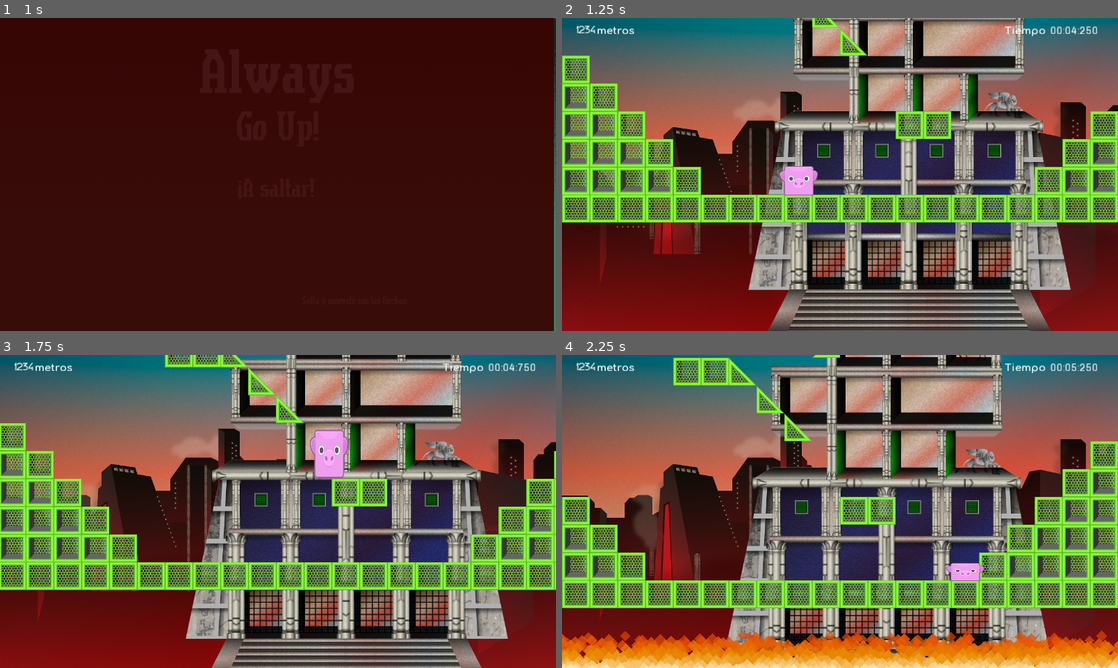
Above: before the commit, frames 1-4 (two rows, left to right).
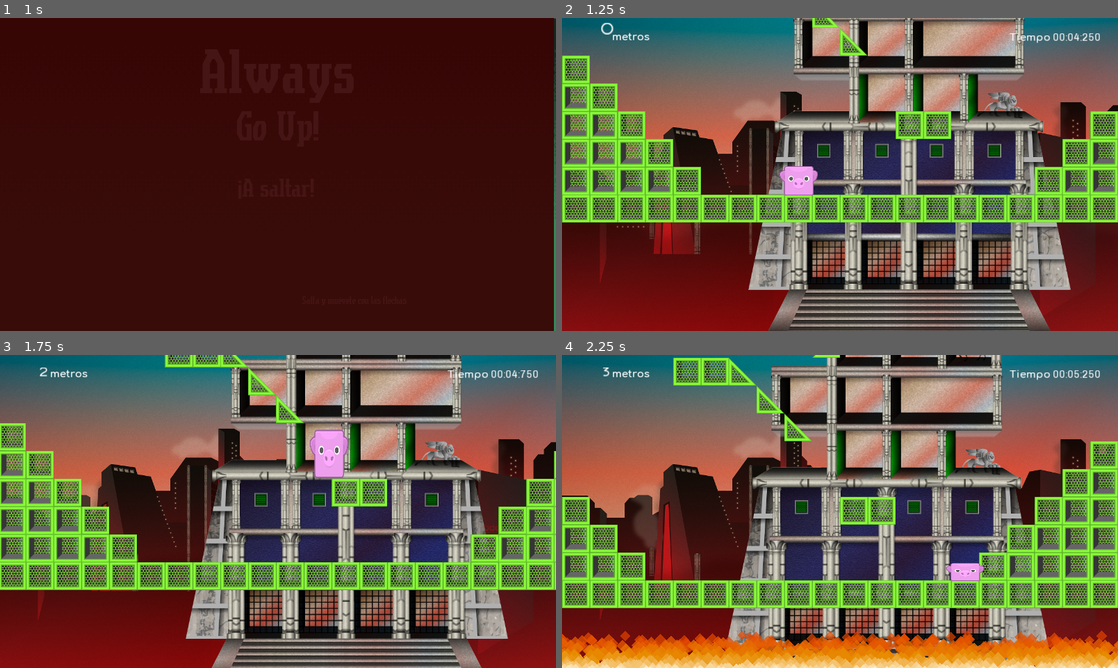
Above: after the commit, the same moments.

Repository: codeattack-medialab/AlwaysGoUp
Game: Godot game, scene res://Start.tscn
The game is run twice, just before and just after one commit, with the same random seed, the same clock (stepped at 60 frames per second) and the same inputs.
Inputs:
- Up to frame 1 (1 s): click "¡A saltar!" at 0.5 s
- Up to frame 2 (1.25 s): no input
- Up to frame 3 (1.75 s): hold Right (move_right) from 1.28 s (still down); tap Up (jump) at 1.52 s
- Up to frame 4 (2.25 s): keep holding Right (move_right)

Frame 1 is identical in both runs. In frame 2, 0.6% of the frame differs, in the area x 2-97%, y 1-8%; in frame 3, 0.6%; in frame 4, 0.6%.
Error before the commit: Invalid set index 'text' (on base: 'Label (ScoreInMeters.gd)') with value of type 'int'. (res://ScoreInMeters.gd:13)

Commit message:
Fix 'ScoreInMeters' animation not playing & other improvements
- Fix: Re-organize HUD scene to not use HBoxContainers nor MarginContainers. 
- Make bigger the meters font (the numeric part)
- Improve 'ScoreInMeters' animation effect with a bit of position bouncing in y-axis

Diff:
--- a/HUD.tscn
+++ b/HUD.tscn
@@ -1,12 +1,12 @@
 [gd_scene load_steps=8 format=2]
 
 [ext_resource path="res://HUD.gd" type="Script" id=1]
-[ext_resource path="res://UI/Fonts/Serreria-Sobria.DynamicFont.tres" type="DynamicFont" id=2]
-[ext_resource path="res://ScoreInMeters.gd" type="Script" id=3]
-[ext_resource path="res://UI/Fonts/Comfortaa-Bold.DynamicFont.tres" type="DynamicFont" id=4]
-[ext_resource path="res://UI/Fonts/Chivo-Regular.DynamicFont.tres" type="DynamicFont" id=5]
-[ext_resource path="res://Stopwatch.gd" type="Script" id=6]
-[ext_resource path="res://UI/height_anim.tres" type="Animation" id=7]
+[ext_resource path="res://UI/height_anim.tres" type="Animation" id=2]
+[ext_resource path="res://UI/Fonts/Serreria-Sobria.DynamicFont.tres" type="DynamicFont" id=3]
+[ext_resource path="res://ScoreInMeters.gd" type="Script" id=4]
+[ext_resource path="res://UI/Fonts/Comfortaa-Bold.DynamicFont.tres" type="DynamicFont" id=5]
+[ext_resource path="res://UI/Fonts/Chivo-Regular.DynamicFont.tres" type="DynamicFont" id=6]
+[ext_resource path="res://Stopwatch.gd" type="Script" id=7]
 
 [node name="HUD" type="CanvasLayer" index="0"]
 
@@ -19,10 +19,11 @@
 
 [node name="Control" type="Control" parent="." index="0"]
 
-anchor_left = 0.0
+anchor_left = 1.0
 anchor_top = 0.0
 anchor_right = 1.0
-anchor_bottom = 1.0
+anchor_bottom = 0.0
+margin_left = -1280.0
 rect_pivot_offset = Vector2( 0, 0 )
 rect_clip_content = false
 mouse_filter = 0
@@ -30,147 +31,115 @@
 size_flags_horizontal = 1
 size_flags_vertical = 1
 
-[node name="MarginContainer" type="MarginContainer" parent="Control" index="0"]
+[node name="AnimationPlayer" type="AnimationPlayer" parent="Control" index="0"]
 
-anchor_left = 0.0
-anchor_top = 0.0
-anchor_right = 1.0
-anchor_bottom = 0.0
-margin_left = 32.0
-margin_top = 16.0
-margin_right = -16.0
-margin_bottom = 44.0
-rect_pivot_offset = Vector2( 0, 0 )
-rect_clip_content = false
-mouse_filter = 0
-mouse_default_cursor_shape = 0
-size_flags_horizontal = 1
-size_flags_vertical = 1
-_sections_unfolded = [ "Grow Direction", "Margin" ]
+root_node = NodePath("..")
+autoplay = ""
+playback_process_mode = 1
+playback_default_blend_time = 0.0
+playback_speed = 1.0
+anims/height_anim = ExtResource( 2 )
+blend_times = [  ]
+_sections_unfolded = [ "Pause", "Playback Options" ]
 
-[node name="HBoxContainer" type="HBoxContainer" parent="Control/MarginContainer" index="0"]
+[node name="ScoreInMeters" type="Label" parent="Control" index="1"]
 
 anchor_left = 0.0
 anchor_top = 0.0
 anchor_right = 0.0
 anchor_bottom = 0.0
-margin_left = 8.0
-margin_right = 1232.0
-margin_bottom = 28.0
-rect_pivot_offset = Vector2( 0, 0 )
-rect_clip_content = false
-mouse_filter = 1
+margin_left = 40.0
+margin_top = 28.0
+margin_right = 110.0
+margin_bottom = 61.0
+rect_pivot_offset = Vector2( 35, 16.5 )
+rect_clip_content = true
+mouse_filter = 2
 mouse_default_cursor_shape = 0
-size_flags_horizontal = 1
-size_flags_vertical = 1
-alignment = 0
-_sections_unfolded = [ "Margin", "Rect", "Size Flags" ]
+size_flags_horizontal = 2
+size_flags_vertical = 4
+custom_fonts/font = ExtResource( 3 )
+text = "1234"
+align = 2
+percent_visible = 1.0
+lines_skipped = 0
+max_lines_visible = -1
+script = ExtResource( 4 )
+_sections_unfolded = [ "Margin", "Rect", "Size Flags", "custom_fonts" ]
 
-[node name="ScoreInMeters" type="Label" parent="Control/MarginContainer/HBoxContainer" index="0"]
+[node name="UnitLabel" type="Label" parent="Control" index="2"]
 
 anchor_left = 0.0
 anchor_top = 0.0
 anchor_right = 0.0
 anchor_bottom = 0.0
-margin_top = 1.0
-margin_right = 47.0
-margin_bottom = 28.0
-rect_pivot_offset = Vector2( 28, 14 )
-rect_clip_content = false
-mouse_filter = 2
-mouse_default_cursor_shape = 0
-size_flags_horizontal = 1
-size_flags_vertical = 4
-custom_fonts/font = ExtResource( 2 )
-text = "1234"
-align = 2
-percent_visible = 1.0
-lines_skipped = 0
-max_lines_visible = -1
-script = ExtResource( 3 )
-_sections_unfolded = [ "Anchor", "Margin", "Rect", "Size Flags", "custom_fonts" ]
-
-[node name="UnitLabel" type="Label" parent="Control/MarginContainer/HBoxContainer" index="1"]
-
-anchor_left = 0.0
-anchor_top = 0.0
-anchor_right = 0.0
-anchor_bottom = 0.0
-margin_left = 51.0
-margin_right = 975.0
-margin_bottom = 28.0
+margin_left = 115.0
+margin_top = 29.0
+margin_right = 204.0
+margin_bottom = 57.0
 rect_pivot_offset = Vector2( 0, 0 )
 rect_clip_content = false
 mouse_filter = 2
 mouse_default_cursor_shape = 0
-size_flags_horizontal = 3
-size_flags_vertical = 12
-custom_fonts/font = ExtResource( 4 )
+size_flags_horizontal = 2
+size_flags_vertical = 4
+custom_fonts/font = ExtResource( 5 )
 text = "metros"
 percent_visible = 1.0
 lines_skipped = 0
 max_lines_visible = -1
 _sections_unfolded = [ "Margin", "Rect", "Size Flags", "custom_fonts" ]
 
-[node name="TimeLabel" type="Label" parent="Control/MarginContainer/HBoxContainer" index="2"]
+[node name="TimeLabel" type="Label" parent="Control" index="3"]
 
 anchor_left = 0.0
 anchor_top = 0.0
 anchor_right = 0.0
 anchor_bottom = 0.0
-margin_left = 979.0
-margin_right = 1080.0
-margin_bottom = 28.0
+margin_left = 1030.0
+margin_top = 30.0
+margin_right = 1131.0
+margin_bottom = 58.0
 rect_pivot_offset = Vector2( 0, 0 )
 rect_clip_content = false
 mouse_filter = 2
 mouse_default_cursor_shape = 0
-size_flags_horizontal = 1
+size_flags_horizontal = 2
 size_flags_vertical = 4
-custom_fonts/font = ExtResource( 4 )
+custom_fonts/font = ExtResource( 5 )
 text = "Tiempo "
 percent_visible = 1.0
 lines_skipped = 0
 max_lines_visible = -1
 _sections_unfolded = [ "Rect", "Size Flags", "custom_fonts" ]
 
-[node name="Stopwatch" type="Label" parent="Control/MarginContainer/HBoxContainer" index="3"]
+[node name="Stopwatch" type="Label" parent="Control" index="4"]
 
-anchor_left = 0.0
-anchor_top = 0.0
-anchor_right = 0.0
-anchor_bottom = 0.0
-margin_left = 1084.0
-margin_right = 1224.0
-margin_bottom = 28.0
+anchor_left = 1.0
+anchor_top = 0.5
+anchor_right = 1.0
+anchor_bottom = 0.5
+margin_left = -150.0
+margin_top = 30.0
+margin_right = -10.0
+margin_bottom = 58.0
 rect_min_size = Vector2( 140, 0 )
 rect_pivot_offset = Vector2( 0, 0 )
 rect_clip_content = false
 mouse_filter = 2
 mouse_default_cursor_shape = 0
-size_flags_horizontal = 1
+size_flags_horizontal = 3
 size_flags_vertical = 4
-custom_fonts/font = ExtResource( 5 )
+custom_fonts/font = ExtResource( 6 )
 text = "01:23:456"
 align = 3
 clip_text = true
 percent_visible = 1.0
 lines_skipped = 0
 max_lines_visible = -1
-script = ExtResource( 6 )
-_sections_unfolded = [ "Anchor", "Grow Direction", "Margin", "Rect", "Size Flags", "custom_fonts" ]
+script = ExtResource( 7 )
+_sections_unfolded = [ "Grow Direction", "Rect", "Size Flags", "custom_fonts" ]
 
-[node name="AnimationPlayer" type="AnimationPlayer" parent="Control" index="1"]
+[connection signal="height_change" from="." to="Control/ScoreInMeters" method="_on_HUD_height_change"]
 
-root_node = NodePath("..")
-autoplay = ""
-playback_process_mode = 1
-playback_default_blend_time = 0.0
-playback_speed = 1.0
-anims/height_anim = ExtResource( 7 )
-blend_times = [  ]
-_sections_unfolded = [ "Pause", "Playback Options" ]
-
-[connection signal="height_change" from="." to="Control/MarginContainer/HBoxContainer/ScoreInMeters" method="_on_HUD_height_change"]
-
-[connection signal="time_finish" from="." to="Control/MarginContainer/HBoxContainer/Stopwatch" method="_on_HUD_time_finish"]
+[connection signal="time_finish" from="." to="Control/Stopwatch" method="_on_HUD_time_finish"]
--- a/ScoreInMeters.gd
+++ b/ScoreInMeters.gd
@@ -10,5 +10,5 @@
 	pass
 
 func _on_HUD_height_change(new_height):
-	self.text = new_height
-	$"../../../AnimationPlayer".play("height_anim")
+	self.text = str(new_height)
+	$"../AnimationPlayer".play("height_anim")
--- a/UI/Fonts/Serreria-Sobria.DynamicFont.tres
+++ b/UI/Fonts/Serreria-Sobria.DynamicFont.tres
@@ -4,8 +4,9 @@
 
 [resource]
 
-size = 22
+size = 26
 use_mipmaps = false
 use_filter = true
+extra_spacing_char = 2
 font_data = ExtResource( 1 )
-_sections_unfolded = [ "Font", "Resource", "Settings" ]
+_sections_unfolded = [ "Extra Spacing", "Font", "Resource", "Settings" ]
--- a/UI/height_anim.tres
+++ b/UI/height_anim.tres
@@ -7,7 +7,7 @@
 loop = false
 step = 0.1
 tracks/0/type = "value"
-tracks/0/path = NodePath("MarginContainer/HBoxContainer/ScoreInMeters:rect_scale")
+tracks/0/path = NodePath("ScoreInMeters:rect_scale")
 tracks/0/interp = 1
 tracks/0/loop_wrap = true
 tracks/0/imported = false
@@ -16,10 +16,10 @@
 "times": PoolRealArray( 0, 0.1, 0.2, 0.3, 0.4, 0.5 ),
 "transitions": PoolRealArray( 1, 1, 1, 1, 1, 1 ),
 "update": 0,
-"values": [ Vector2( 1, 1 ), Vector2( 1.1, 1.1 ), Vector2( 1.25, 1.25 ), Vector2( 1.05, 1.05 ), Vector2( 1.05, 1.05 ), Vector2( 1, 1 ) ]
+"values": [ Vector2( 1.1, 1.1 ), Vector2( 1.18, 1.18 ), Vector2( 1.3, 1.3 ), Vector2( 1.12, 1.12 ), Vector2( 1.05, 1.05 ), Vector2( 1, 1 ) ]
 }
 tracks/1/type = "value"
-tracks/1/path = NodePath("MarginContainer/HBoxContainer/ScoreInMeters:rect_rotation")
+tracks/1/path = NodePath("ScoreInMeters:rect_rotation")
 tracks/1/interp = 1
 tracks/1/loop_wrap = true
 tracks/1/imported = false
@@ -30,3 +30,15 @@
 "update": 0,
 "values": [ -5.0, -10.0, 0.0, 5.0, 10.0, 0.0 ]
 }
+tracks/2/type = "value"
+tracks/2/path = NodePath("ScoreInMeters:rect_position")
+tracks/2/interp = 1
+tracks/2/loop_wrap = true
+tracks/2/imported = false
+tracks/2/enabled = true
+tracks/2/keys = {
+"times": PoolRealArray( 0, 0.1, 0.2, 0.3, 0.4, 0.5 ),
+"transitions": PoolRealArray( 1, 1, 1, 1, 1, 1 ),
+"update": 0,
+"values": [ Vector2( 40, 25 ), Vector2( 40, 20 ), Vector2( 40, 15 ), Vector2( 40, 20 ), Vector2( 40, 25 ), Vector2( 40, 28 ) ]
+}
